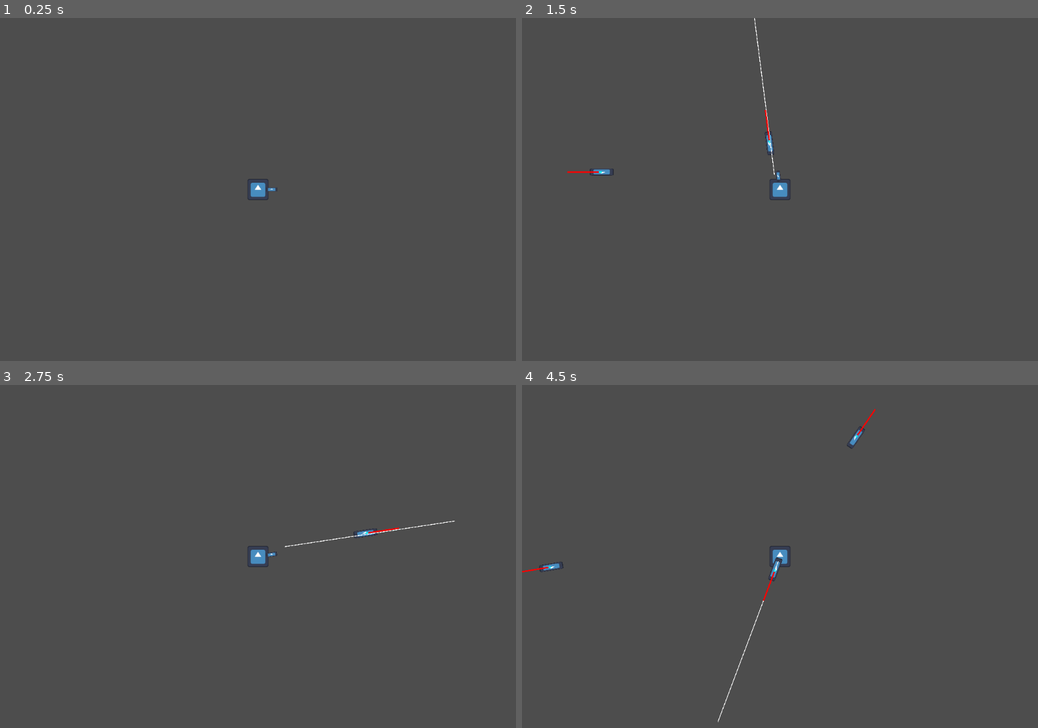
Above: before the commit, frames 1-4 (two rows, left to right).
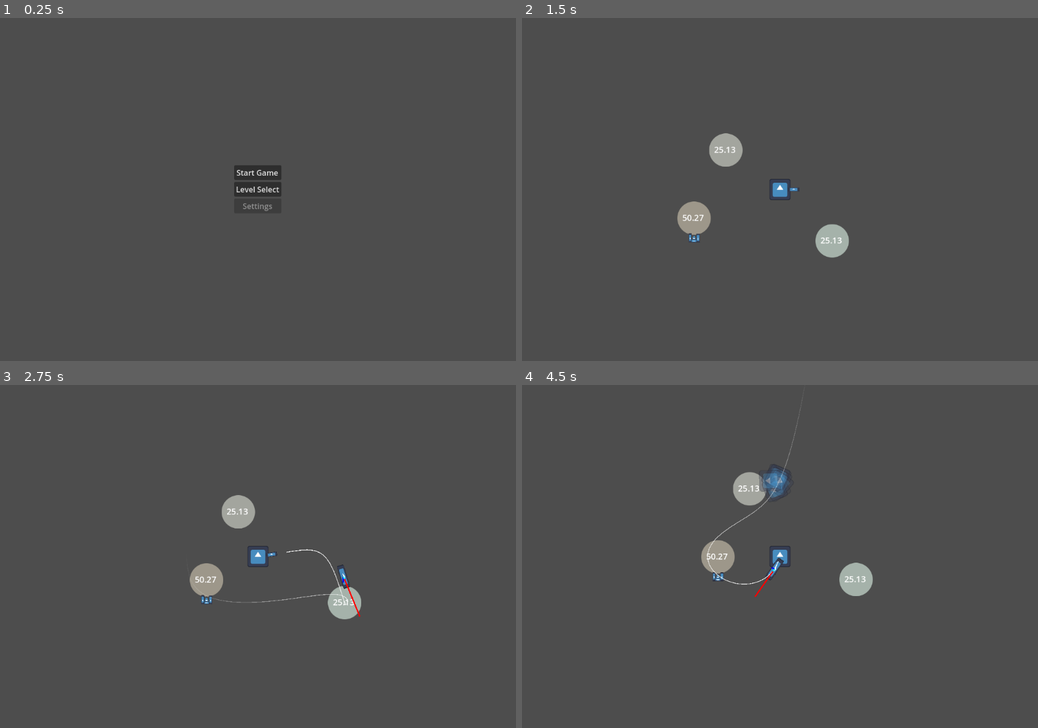
Above: after the commit, the same moments.

Repository: box-shaped/Orbital-Strike
Game: Godot game, scene res://Menus/Main Menu.tscn
Same seed, same stepped clock (60 frames per second), same inputs: the game is played once before the commit and once after it. Before the commit the project starts from res://Main.tscn. The engine's default icon, where the game draws it, is replaced by a stand-in: a white triangle on a blue panel in a dark square.
Inputs (mouse positions are in pixels of both pictures, inside the frame that each line leads up to):
- Up to frame 1 (0.25 s): no input
- Up to frame 2 (1.5 s): click (780, 189) at 0.5 s, where only the run after the commit has a clickable "Level Select"; click (764, 79) at 1.25 s, where only the run after the commit has a clickable "Level 2"
- Up to frame 3 (2.75 s): tap Enter (ui_accept) at 2, 2.27 s; move the mouse to (371, 539) at 2.02 s; click (371, 539) at 2.17 s
- Up to frame 4 (4.5 s): move the mouse to (676, 573) at 2.77 s; click (676, 573) at 2.92 s; tap Enter (ui_accept) at 3.02 s; move the mouse to (831, 481) at 3.52 s; click (831, 481) at 3.67 s; move the mouse to (754, 625) at 4.27 s; click (754, 625) at 4.42 s

The runs differ from the first frame. In frame 1, 0.8% of the frame differs, in the area x 45-55%, y 42-57%; in frame 2, 1.8%; in frame 3, 1.9%; in frame 4, 2.3%, in the area x 0-69%, y 6-99%.

Commit message:
Menus and some minor edits
Damn i was cooking today
Added main menu
Added level select menu
Modified radar line to use gradient texture

Diff:
--- a/Levels/Level2.tscn
+++ b/Levels/Level2.tscn
@@ -1,7 +1,9 @@
-[gd_scene load_steps=3 format=3 uid="uid://clic0mdyuha65"]
+[gd_scene load_steps=5 format=3 uid="uid://clic0mdyuha65"]
 
 [ext_resource type="PackedScene" uid="uid://b1uyv1bgejp6m" path="res://player.tscn" id="1_s0moe"]
+[ext_resource type="PackedScene" uid="uid://c5wbsfgdqcooc" path="res://Planet.tscn" id="3_a5woa"]
 [ext_resource type="Script" path="res://planetary_parent.gd" id="3_p4exf"]
+[ext_resource type="PackedScene" uid="uid://csbp13etlt0mm" path="res://facility.tscn" id="4_4xdjq"]
 
 [node name="Node2D" type="Node2D"]
 
@@ -11,4 +13,16 @@
 [node name="Planetary Parent" type="Node2D" parent="."]
 script = ExtResource("3_p4exf")
 
+[node name="Planet" parent="Planetary Parent" instance=ExtResource("3_a5woa")]
+position = Vector2(631, 388)
+
+[node name="Planet2" parent="Planetary Parent" instance=ExtResource("3_a5woa")]
+position = Vector2(313, 116)
+
+[node name="Planet3" parent="Planetary Parent" instance=ExtResource("3_a5woa")]
+position = Vector2(218, 320)
+density = 2
+
+[node name="Facility" parent="Planetary Parent/Planet3" instance=ExtResource("4_4xdjq")]
+
 [node name="BulletParent" type="Node2D" parent="."]
--- /dev/null
+++ b/Levels/Level4.tscn
@@ -0,0 +1,14 @@
+[gd_scene load_steps=3 format=3 uid="uid://hnwkng1xb5bl"]
+
+[ext_resource type="PackedScene" uid="uid://b1uyv1bgejp6m" path="res://player.tscn" id="1_b6381"]
+[ext_resource type="Script" path="res://planetary_parent.gd" id="2_50ekx"]
+
+[node name="Node2D" type="Node2D"]
+
+[node name="Player" parent="." instance=ExtResource("1_b6381")]
+position = Vector2(475, 234)
+
+[node name="Planetary Parent" type="Node2D" parent="."]
+script = ExtResource("2_50ekx")
+
+[node name="BulletParent" type="Node2D" parent="."]
--- /dev/null
+++ b/Menus/Main Menu.tscn
@@ -0,0 +1,40 @@
+[gd_scene load_steps=2 format=3 uid="uid://bnfqfw77y1syg"]
+
+[ext_resource type="Script" path="res://Menus/main_menu.gd" id="1_wwlme"]
+
+[node name="menu" type="Control"]
+layout_mode = 3
+anchors_preset = 15
+anchor_right = 1.0
+anchor_bottom = 1.0
+grow_horizontal = 2
+grow_vertical = 2
+script = ExtResource("1_wwlme")
+
+[node name="CenterContainer" type="CenterContainer" parent="."]
+layout_mode = 1
+anchors_preset = 15
+anchor_right = 1.0
+anchor_bottom = 1.0
+grow_horizontal = 2
+grow_vertical = 2
+
+[node name="HBoxContainer" type="VBoxContainer" parent="CenterContainer"]
+layout_mode = 2
+
+[node name="start" type="Button" parent="CenterContainer/HBoxContainer"]
+layout_mode = 2
+text = "Start Game"
+
+[node name="level" type="Button" parent="CenterContainer/HBoxContainer"]
+layout_mode = 2
+text = "Level Select"
+
+[node name="settings" type="Button" parent="CenterContainer/HBoxContainer"]
+layout_mode = 2
+disabled = true
+text = "Settings"
+
+[connection signal="pressed" from="CenterContainer/HBoxContainer/start" to="." method="_on_start_pressed"]
+[connection signal="pressed" from="CenterContainer/HBoxContainer/level" to="." method="_on_level_pressed"]
+[connection signal="pressed" from="CenterContainer/HBoxContainer/settings" to="." method="_on_settings_pressed"]
--- /dev/null
+++ b/Menus/level_select.gd
@@ -0,0 +1,35 @@
+extends Control
+
+
+# Called when the node enters the scene tree for the first time.
+func _ready() -> void:
+	pass # Replace with function body.
+
+
+# Called every frame. 'delta' is the elapsed time since the previous frame.
+func _process(delta: float) -> void:
+	pass
+
+
+func _on_level_1_pressed() -> void:
+	get_tree().change_scene_to_file("res://Levels/Level1.tscn")
+
+
+func _on_level_2_pressed() -> void:
+	get_tree().change_scene_to_file("res://Levels/Level2.tscn")
+
+
+func _on_level_3_pressed() -> void:
+	get_tree().change_scene_to_file("res://Levels/Level3.tscn")
+
+
+func _on_level_4_pressed() -> void:
+	get_tree().change_scene_to_file("res://Levels/Level4.tscn")
+
+
+func _on_level_5_pressed() -> void:
+	pass # Replace with function body.
+
+
+func _on_level_6_pressed() -> void:
+	pass # Replace with function body.
--- /dev/null
+++ b/Menus/level_select.tscn
@@ -0,0 +1,93 @@
+[gd_scene load_steps=3 format=3 uid="uid://dlbe04g2jfbix"]
+
+[ext_resource type="Script" path="res://Menus/level_select.gd" id="1_wp0nf"]
+[ext_resource type="Texture2D" uid="uid://clsofo8q2lyyk" path="res://icon.svg" id="2_2pbl0"]
+
+[node name="Level Select" type="Control"]
+layout_mode = 3
+anchors_preset = 15
+anchor_right = 1.0
+anchor_bottom = 1.0
+grow_horizontal = 2
+grow_vertical = 2
+script = ExtResource("1_wp0nf")
+
+[node name="VBoxContainer" type="VBoxContainer" parent="."]
+layout_mode = 1
+anchors_preset = 5
+anchor_left = 0.5
+anchor_right = 0.5
+offset_left = -141.0
+offset_right = 141.0
+offset_bottom = 81.0
+grow_horizontal = 2
+
+[node name="Label" type="Label" parent="VBoxContainer"]
+layout_direction = 1
+layout_mode = 2
+theme_override_font_sizes/font_size = 50
+text = "Level Select"
+
+[node name="GridContainer" type="GridContainer" parent="VBoxContainer"]
+layout_mode = 2
+columns = 3
+
+[node name="Level1" type="Button" parent="VBoxContainer/GridContainer"]
+layout_mode = 2
+text = "Level 1"
+icon = ExtResource("2_2pbl0")
+alignment = 0
+icon_alignment = 1
+vertical_icon_alignment = 0
+
+[node name="Level2" type="Button" parent="VBoxContainer/GridContainer"]
+layout_mode = 2
+text = "Level 2"
+icon = ExtResource("2_2pbl0")
+alignment = 0
+icon_alignment = 1
+vertical_icon_alignment = 0
+
+[node name="Level3" type="Button" parent="VBoxContainer/GridContainer"]
+layout_mode = 2
+text = "Level 3"
+icon = ExtResource("2_2pbl0")
+alignment = 0
+icon_alignment = 1
+vertical_icon_alignment = 0
+
+[node name="Level4" type="Button" parent="VBoxContainer/GridContainer"]
+layout_mode = 2
+text = "Level 4
+"
+icon = ExtResource("2_2pbl0")
+alignment = 0
+icon_alignment = 1
+vertical_icon_alignment = 0
+
+[node name="Level5" type="Button" parent="VBoxContainer/GridContainer"]
+layout_mode = 2
+disabled = true
+text = "Level 5
+"
+icon = ExtResource("2_2pbl0")
+alignment = 0
+icon_alignment = 1
+vertical_icon_alignment = 0
+
+[node name="Level6" type="Button" parent="VBoxContainer/GridContainer"]
+layout_mode = 2
+disabled = true
+text = "Level 6
+"
+icon = ExtResource("2_2pbl0")
+alignment = 0
+icon_alignment = 1
+vertical_icon_alignment = 0
+
+[connection signal="pressed" from="VBoxContainer/GridContainer/Level1" to="." method="_on_level_1_pressed"]
+[connection signal="pressed" from="VBoxContainer/GridContainer/Level2" to="." method="_on_level_2_pressed"]
+[connection signal="pressed" from="VBoxContainer/GridContainer/Level3" to="." method="_on_level_3_pressed"]
+[connection signal="pressed" from="VBoxContainer/GridContainer/Level4" to="." method="_on_level_4_pressed"]
+[connection signal="pressed" from="VBoxContainer/GridContainer/Level5" to="." method="_on_level_5_pressed"]
+[connection signal="pressed" from="VBoxContainer/GridContainer/Level6" to="." method="_on_level_6_pressed"]
--- /dev/null
+++ b/Menus/main_menu.gd
@@ -0,0 +1,23 @@
+extends Control
+
+
+# Called when the node enters the scene tree for the first time.
+func _ready() -> void:
+	pass # Replace with function body.
+
+
+# Called every frame. 'delta' is the elapsed time since the previous frame.
+func _process(delta: float) -> void:
+	pass
+
+
+func _on_start_pressed() -> void:
+	get_tree().change_scene_to_file("res://Levels/Level1.tscn")
+
+
+func _on_level_pressed() -> void:
+	get_tree().change_scene_to_file("res://Menus/level_select.tscn")
+
+
+func _on_settings_pressed() -> void:
+	pass # Replace with function body.
--- a/bullet.tscn
+++ b/bullet.tscn
@@ -167,7 +167,6 @@
 shape = SubResource("RectangleShape2D_05lgl")
 
 [node name="Explosion" type="GPUParticles2D" parent="."]
-scale = Vector2(0.4, 0.4)
 emitting = false
 process_material = SubResource("ParticleProcessMaterial_wjyqs")
 texture = ExtResource("2_cvjot")
--- a/facility.tscn
+++ b/facility.tscn
@@ -62,6 +62,7 @@
 shape = SubResource("RectangleShape2D_4vwox")
 
 [node name="Explosion" type="GPUParticles2D" parent="."]
+scale = Vector2(1.3, 1.3)
 emitting = false
 process_material = SubResource("ParticleProcessMaterial_gsnli")
 texture = ExtResource("1_2p3oa")
--- a/player.tscn
+++ b/player.tscn
@@ -1,7 +1,10 @@
-[gd_scene load_steps=3 format=3 uid="uid://b1uyv1bgejp6m"]
+[gd_scene load_steps=4 format=3 uid="uid://b1uyv1bgejp6m"]
 
 [ext_resource type="Script" path="res://controller.gd" id="1_ktmxn"]
 [ext_resource type="Texture2D" uid="uid://clsofo8q2lyyk" path="res://icon.svg" id="2_1tomr"]
+
+[sub_resource type="Gradient" id="Gradient_fwus4"]
+colors = PackedColorArray(1, 1, 1, 1, 1, 1, 1, 0)
 
 [node name="Player" type="CharacterBody2D"]
 script = ExtResource("1_ktmxn")
@@ -42,3 +45,4 @@
 [node name="TrajectoryLine" type="Line2D" parent="."]
 top_level = true
 width = 2.0
+gradient = SubResource("Gradient_fwus4")
--- a/project.godot
+++ b/project.godot
@@ -11,7 +11,7 @@
 [application]
 
 config/name="Mini Arcade"
-run/main_scene="res://Main.tscn"
+run/main_scene="res://Menus/Main Menu.tscn"
 config/features=PackedStringArray("4.3", "Forward Plus")
 config/icon="res://icon.svg"
 
